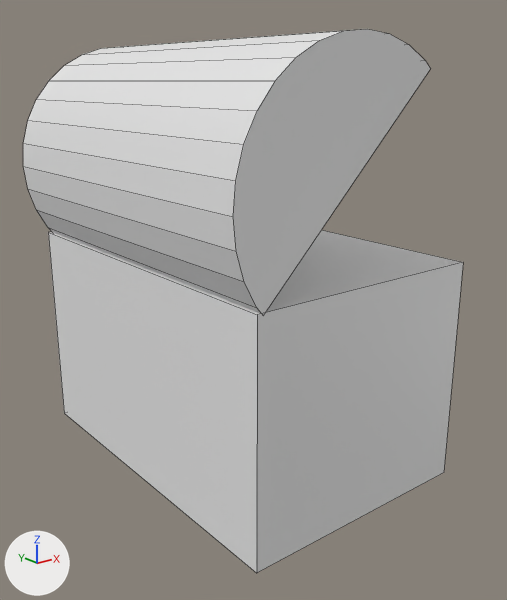
The FBX model Assets/Models/chest_open.fbx as it was, and as the next commit left it.
Camera for both pictures: a camera (50 mm lens) standing at (-3.46, -4.54, 2.21) and looking at (0.03, -0.17, 0.47). The lights are fixed; the arrows at lower left show +X, +Y and +Z. Mesh edges are drawn as thin lines. Where no turn or scale is listed for an object, it has been applied to the vertices.

The older version as bpy lines, for what is in view:
```python
me_cube = bpy.data.meshes.new('Cube')
me_cube.from_pydata(...)  # a box spanning x -1.0..1.0, y -1.5..1.5, z -0.9..0.9
me_cube.materials.append(mat_material)  # white #e7e7e7
# before: 0 (1.0, 1.5, 0.9), 2 (1.0, -1.5, 0.9) at pixel (463, 262), 4 (-1.0, 1.5, 0.9) at pixel (48, 232), 6 (-1.0, -1.5, 0.9) at pixel (257, 314)
me_cylinder = bpy.data.meshes.new('Cylinder')
me_cylinder.from_pydata(...)  # 34 vertices, 19 faces; spans x -1.0..0.62, y -1.5..1.5, z -0.62..1.0
ob_cube = bpy.data.objects.new('Cube', me_cube)
ob_cube.location = (0.0, 0.0, 0.0)
ob_cylinder = bpy.data.objects.new('Cylinder', me_cylinder)
ob_cylinder.location = (-0.169, 0.0, 1.5)
```
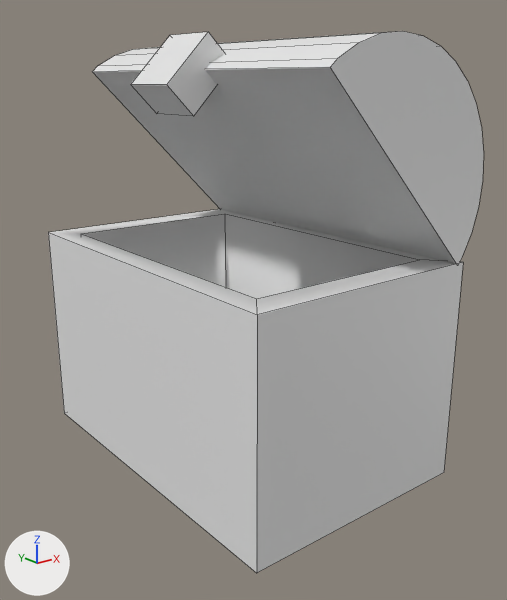
Where the newer file only moved an object's origin or applied its transform, the numbers keep the older frame.

Location of each change, (x1, y1, x2, y2) in pixels of the pictures (507 x 600 px):
'Cube', reshaped (6% taller)
    before: (48, 230, 463, 573)
    after: (48, 209, 463, 573)
'Cylinder', mesh turned
    before: (23, 29, 430, 316)
    after: (92, 31, 484, 265)
'Cube.001', added
    after: (131, 32, 225, 116)
part 1 of me_cube, built on
    before: (49, 230, 462, 315)
    after: (49, 209, 462, 315)

The change, as a list of edits to the scene's bpy script:
```text
Change me_cube:
    where me_cube.from_pydata(...)  # 8 vertices, 6 faces; spans x -1.0..1.0, y -1.5..1.5, z -0.9..0.9
    used by ob_cube; location = (0.0, 0.0, 0.0)
    verts and faces of me_cube; kept vertices keep their numbers, new ones are numbered from 8
    me_cube part 1
    add delete_faces([(0, 4, 6, 2)])
    add verts[8] = (-0.8, 1.25, -0.58)
    add verts[9] = (-0.8, -1.25, -0.58)
    add verts[10] = (-0.8, 1.25, 0.9)  # pixel (81, 233)
    add verts[11] = (-0.8, -1.25, 0.9)  # pixel (256, 298)
    add for new, old in zip([*range(12, 16)], [*range(8, 12)]): verts[new] = verts[old] + (1.6, 0.0, 0.0)
    add faces += [(2, 15, 11, 6), (0, 4, 6, 11, 10, 14, 15, 2), (9, 11, 15, 13), (8, 10, 11, 9), (8, 9, 13, 12), (12, 13, 15, 14)]
    add faces += [(8, 12, 14, 10)]
Change me_cylinder:
    where me_cylinder.from_pydata(...)  # 34 vertices, 19 faces; spans x -1.0..0.62, y -1.5..1.5, z -0.62..1.0
    used by ob_cylinder; location = (-0.169, 0.0, 1.5)
    me_cylinder part 2: the whole mesh is turned 90 degrees about the y axis through its middle, then moved by (0.7, 0.0, 0.0)
Add me_cube_004:
    me_cube_004.from_pydata([(-0.283, -0.25, -0.071), (0.071, -0.25, 0.283), (-0.283, 0.25, -0.071), (0.071, 0.25, 0.283), (-0.071, -0.25, -0.283), (0.283, -0.25, 0.071), (-0.071, 0.25, -0.283), (0.283, 0.25, 0.071)], [], [(0, 1, 3, 2), (2, 3, 7, 6), (6, 7, 5, 4), (4, 5, 1, 0), (2, 6, 4, 0), (7, 3, 1, 5)])
Add ob_cube_001:
    ob_cube_001 = bpy.data.objects.new('Cube.001', me_cube_004)
    ob_cube_001.location = (-0.5, 0.0, 2.25)
```
